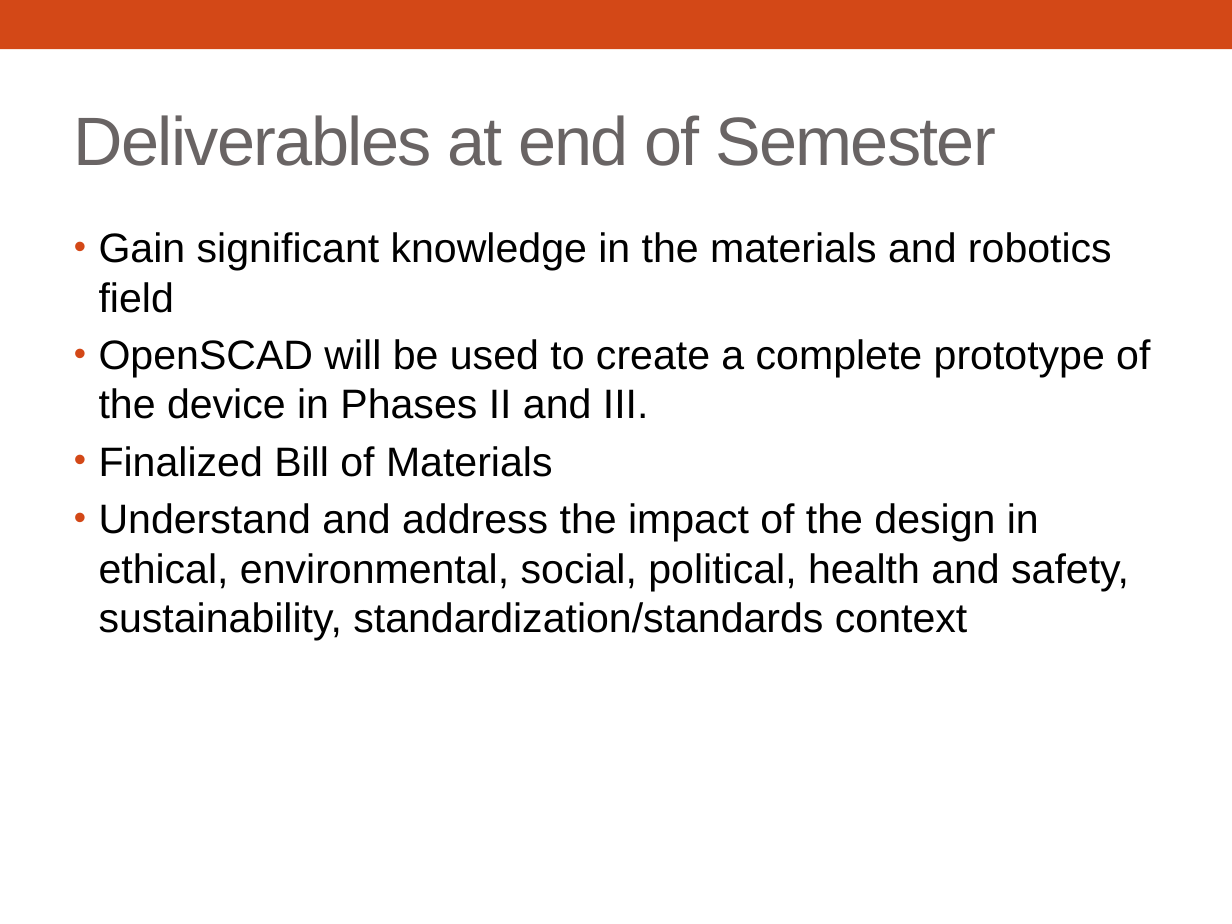
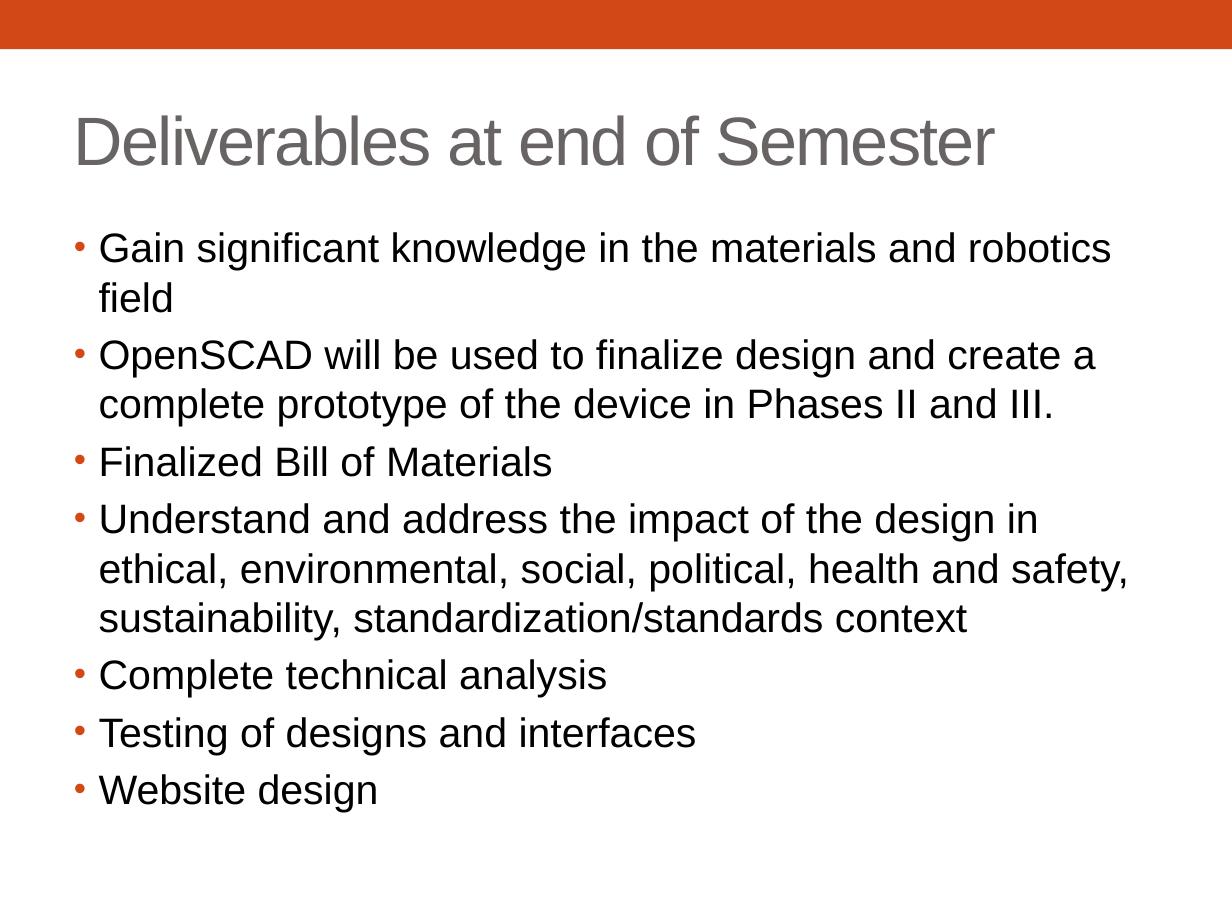
Before and after one commit to 3D-Printed-Granular-Jamming-Hand/3d-printed-granular-jamming-hand, a slide deck: slide 30 of ProgressReports/Presentation 1 Segments/3d-Printed Granular Jamming Hand.pptx (slide 8 before the commit). Drawn at 1232x924 pixels with LibreOffice and Linux fonts; fonts in the diff are those of the drawing. Boxes give left, top, right and bottom in pixels: in the first picture for what was removed or moved away, otherwise in the second. Text is boxed around its words. In the diff, an @@ line names an element or a change of style, - is before the commit and + after.

Commit message:
PPT Updates

```diff
--- a/ProgressReports/Presentation 1 Segments/3d-Printed Granular Jamming Hand.pptx
+++ b/ProgressReports/Presentation 1 Segments/3d-Printed Granular Jamming Hand.pptx
@@ text at [99,339,1096,427]: text changed @@
-• OpenSCAD will be used to create a complete prototype of the device in Phases II and III.
+• OpenSCAD will be used to finalize design and create a complete prototype of the device in Phases II and III.
@@ text at [99,659,697,813]: paragraphs added @@
+• Complete technical analysis
+• Testing of designs and interfaces
+• Website design
```
Also in this commit, not shown: 4 other slides changed, 2 slides added.
